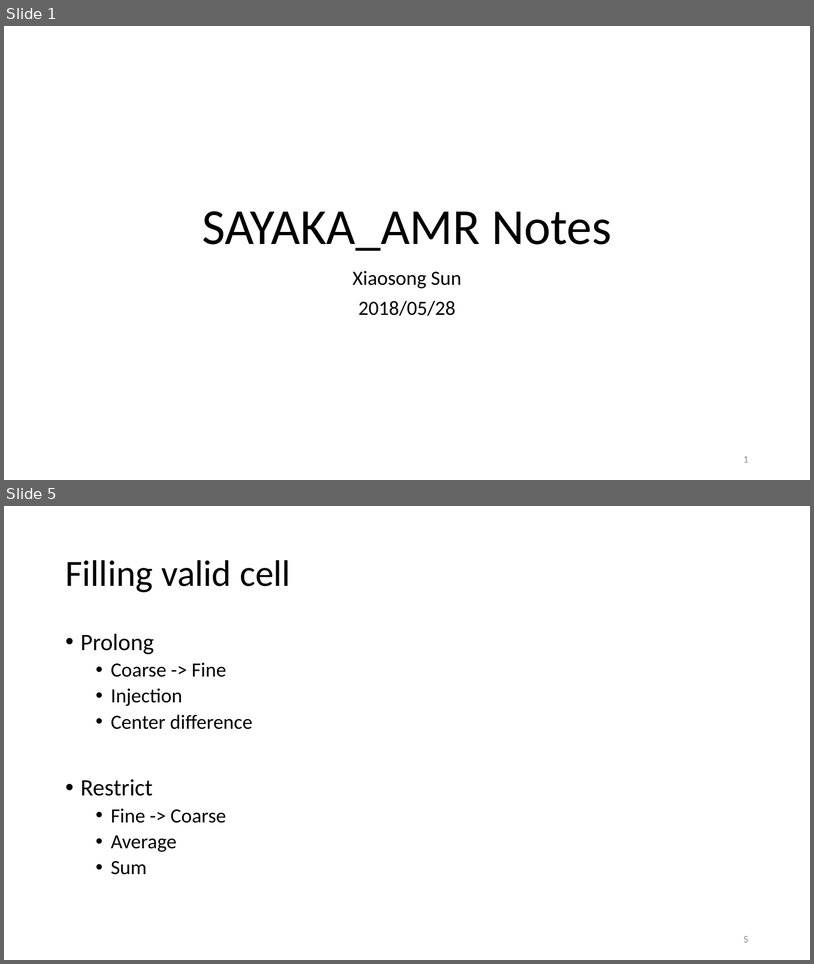
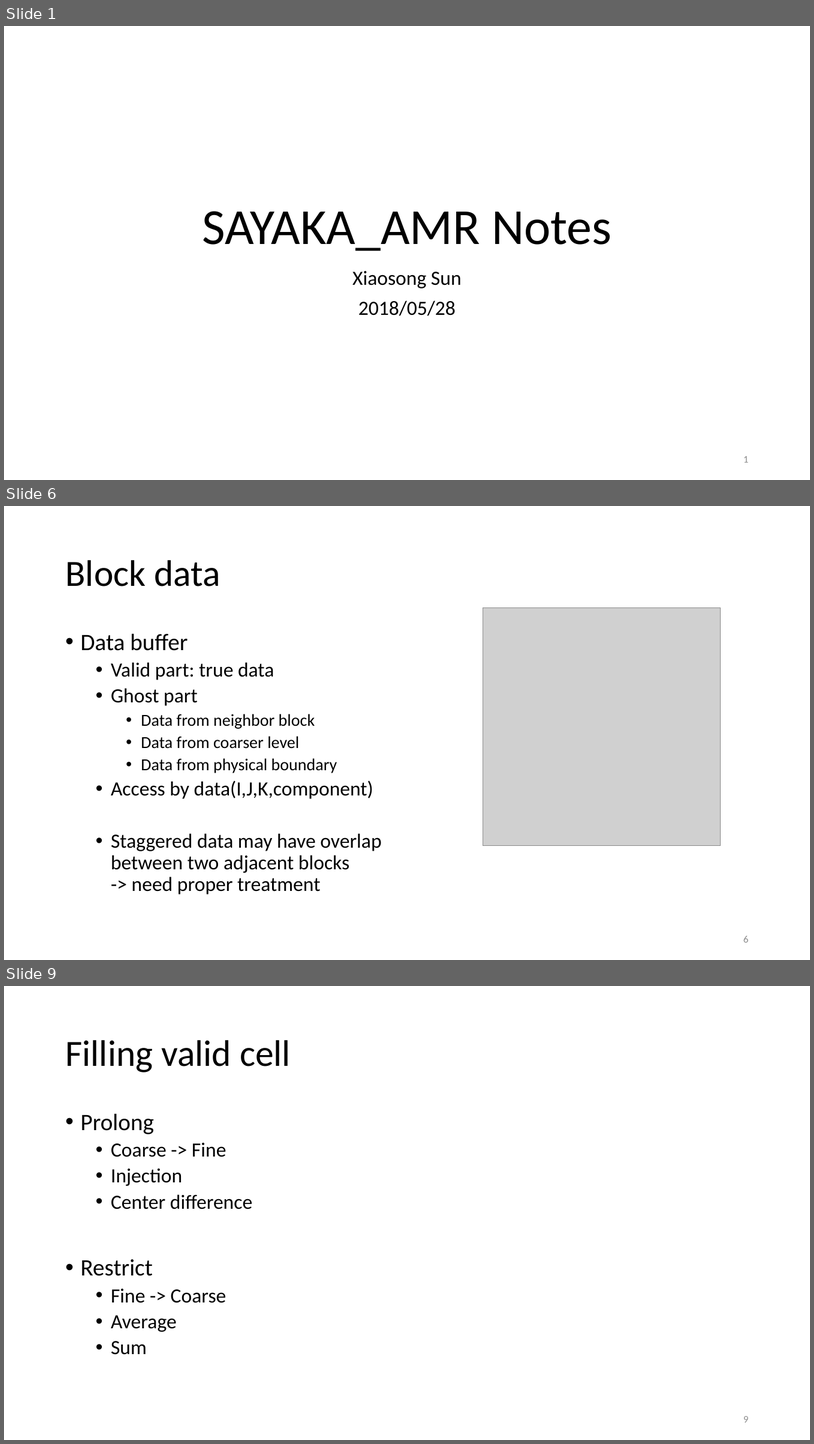
Before and after one commit to haloless/SayakaAmr, a slide deck: doc/note_sayaka.pptx. Shown one above the other, each under a label of ours: slides 1 and 5 before the commit, slides 1, 6 and 9 after it; the slides between them are not shown. The pictures are 814x964 and 814x1444 pixels, drawn with LibreOffice and Linux fonts; fonts in the diff are those of the drawing; grey boxes stand for pictures. Boxes give left, top, right and bottom in pixels: in the first picture for what was removed or moved away, otherwise in the second. Text is boxed around its words. In the diff, an @@ line names an element or a change of style, - is before the commit and + after.

```diff
--- a/doc/note_sayaka.pptx
+++ b/doc/note_sayaka.pptx
@@ slide 6 added at [4, 506, 810, 960], background #FFFFFF @@
@@ title added at [65, 560, 221, 586], 44 pt, text #000000 @@
+Block data
@@ picture added at [483, 607, 722, 846] @@
@@ text added at [81, 633, 381, 894], 24 pt, text #000000 @@
+• Data buffer
+  • Valid part: true data
+  • Ghost part
+    • Data from neighbor block
+    • Data from coarser level
+    • Data from physical boundary
+  • Access by data(I,J,K,component)
+  • Staggered data may have overlap between two adjacent blocks
+    -> need proper treatment
@@ page number added at [744, 936, 749, 942], 12 pt, text #8C8C8C @@
+6
@@ what was slide 5 is now slide 9 @@
@@ page number at [744, 1416, 749, 1422]: text changed @@
-5
+9
```
Also in this commit, not shown: 3 slides changed, 6 other slides added, 1 slide removed, 22 other files.
